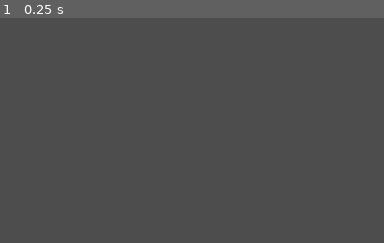
Above: before the commit, frame 1.
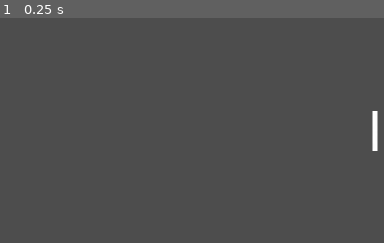
Above: after the commit, the same moment.

Repository: dangnguyen2910/pong-godot
Game: Godot game, scene res://scenes/main.tscn
The game is run twice, just before and just after one commit, with the same random seed, the same clock (stepped at 60 frames per second) and the same inputs.
Inputs:
- Up to frame 1 (0.25 s): no input
The pictures show only the part of the screen within x 50-100%, y 25-75%; the shares and areas given below are measured in that part.

The runs differ from the first frame. In frame 1, 0.3% of the frame differs, in the area x 96-99%, y 41-60%.

Commit message:
Feat: Add second paddle

Diff:
--- a/project.godot
+++ b/project.godot
@@ -32,6 +32,16 @@
 "events": [Object(InputEventKey,"resource_local_to_scene":false,"resource_name":"","device":-1,"window_id":0,"alt_press …(192 unchanged characters)…
 ]
 }
+p2_moveup={
+"deadzone": 0.2,
+"events": [Object(InputEventKey,"resource_local_to_scene":false,"resource_name":"","device":-1,"window_id":0,"alt_pressed":false,"shift_pressed":false,"ctrl_pressed":false,"meta_pressed":false,"pressed":false,"keycode":0,"physical_keycode":4194320,"key_label":0,"unicode":0,"location":0,"echo":false,"script":null)
+]
+}
+p2_movedown={
+"deadzone": 0.2,
+"events": [Object(InputEventKey,"resource_local_to_scene":false,"resource_name":"","device":-1,"window_id":0,"alt_pressed":false,"shift_pressed":false,"ctrl_pressed":false,"meta_pressed":false,"pressed":false,"keycode":0,"physical_keycode":4194322,"key_label":0,"unicode":0,"location":0,"echo":false,"script":null)
+]
+}
 
 [physics]
 
--- a/scenes/main.tscn
+++ b/scenes/main.tscn
@@ -6,8 +6,10 @@
 
 [node name="Main" type="Node" unique_id=1472984651]
 
-[node name="Paddle" parent="." unique_id=1826390419 instance=ExtResource("1_h2yge")]
+[node name="Paddle 1" parent="." unique_id=1826390419 instance=ExtResource("1_h2yge")]
 position = Vector2(40, 360)
+move_up_action = "paddle_1_move_up"
+move_down_action = "paddle_1_move_down"
 
 [node name="Top" parent="." unique_id=529174441 instance=ExtResource("2_1bvp3")]
 rotation = 3.1415927
@@ -22,3 +24,8 @@
 [node name="Right" parent="." unique_id=1655674462 instance=ExtResource("3_lquwl")]
 position = Vector2(1280, 360)
 rotation = -1.5707964
+
+[node name="Paddle2" parent="." unique_id=1718150000 instance=ExtResource("1_h2yge")]
+position = Vector2(1240, 360)
+move_up_action = "p2_moveup"
+move_down_action = "p2_movedown"
--- a/scenes/paddle.tscn
+++ b/scenes/paddle.tscn
@@ -1,7 +1,7 @@
 [gd_scene format=3 uid="uid://d4j7xe1qi3tfu"]
 
 [ext_resource type="Texture2D" uid="uid://bikih82yg55g0" path="res://sprite/paddle.png" id="1_0sbc1"]
-[ext_resource type="Script" path="res://src/paddle_1.gd" id="1_tbytw"]
+[ext_resource type="Script" uid="uid://x35gdlilojct" path="res://src/paddle.gd" id="1_tbytw"]
 
 [sub_resource type="RectangleShape2D" id="RectangleShape2D_tbytw"]
 size = Vector2(6.4516153, 33)
--- a/src/paddle_2.gd
+++ b/src/paddle.gd
@@ -1,6 +1,8 @@
 extends CharacterBody2D
 
-@export var speed: float = 100.0
+@export var speed: float = 1000.0
+@export var move_up_action: String
+@export var move_down_action: String
 
 # Called when the node enters the scene tree for the first time.
 func _ready() -> void:
@@ -8,10 +10,10 @@
 
 # Called every frame. 'delta' is the elapsed time since the previous frame.
 func _physics_process(delta: float) -> void:
-	if Input.is_action_pressed("paddle_2_move_down"):
+	if Input.is_action_pressed(move_down_action):
 		velocity = Vector2.DOWN * speed
 		move_and_slide()
 
-	if Input.is_action_pressed("paddle_2_move_up"):
+	if Input.is_action_pressed(move_up_action):
 		velocity = Vector2.UP * speed
 		move_and_slide()
--- a/src/paddle_1.gd
+++ /dev/null
@@ -1,17 +0,0 @@
-extends CharacterBody2D
-
-@export var speed: float = 1000.0
-
-# Called when the node enters the scene tree for the first time.
-func _ready() -> void:
-	pass
-
-# Called every frame. 'delta' is the elapsed time since the previous frame.
-func _physics_process(delta: float) -> void:
-	if Input.is_action_pressed("paddle_1_move_down"):
-		velocity = Vector2.DOWN * speed
-		move_and_slide()
-
-	if Input.is_action_pressed("paddle_1_move_up"):
-		velocity = Vector2.UP * speed
-		move_and_slide()
Renamed: src/paddle_1.gd.uid -> src/paddle.gd.uid
Not shown, removed: src/paddle_2.gd.uid
